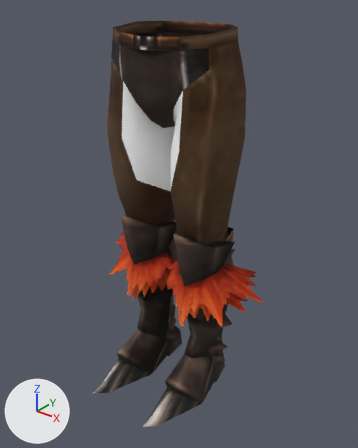
An edit to the glTF model apps/blacksmith/public/models/armor/m_reg237.glb, drawn before and after from the same camera.
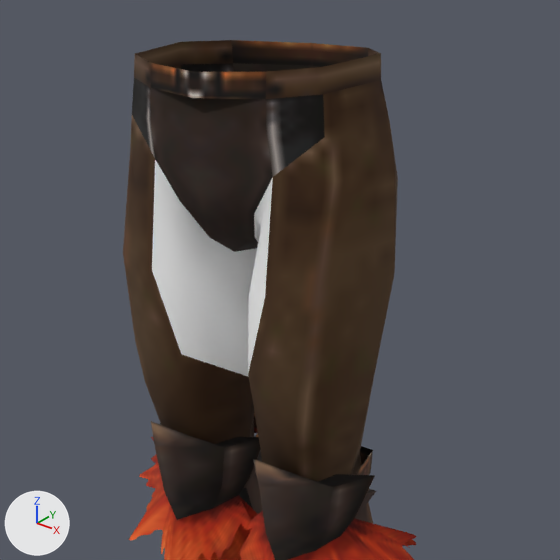
Old and new are each drawn whole from a camera (50 mm lens) standing at (82.3, -102.5, 11.8) and looking at (3.3, -3.8, -49.4) and again close up on the part from 12% to 92% of the width and 0% to 64% of the height. Arrows for +X, +Y and +Z are at lower left; the lights stay in place. The first two pictures are the older version. Where no turn or scale is listed for an object, it has been applied to the vertices.
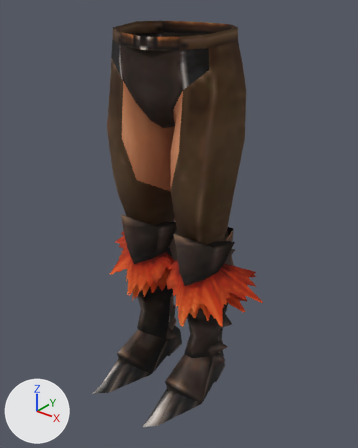
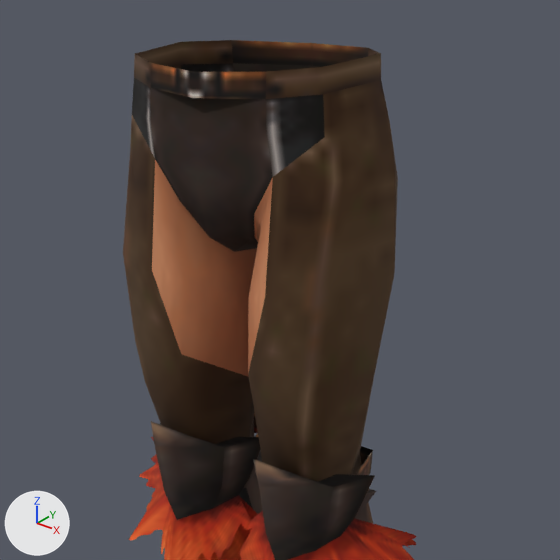
Where the change shows, as pixel boxes (x1, y1, x2, y2) in the close-ups (560 x 560 px):
'Mesh_0', surface changed (grey to brown): (149, 157, 276, 380) in both

The change, as a list of edits to the scene's bpy script:
```text
Add img_image_1:
    img_image_1 = load_image('Image_1', '_unpacked/Image_1', 64, 64, 'sRGB')
Change mat_material_1:
    where n0 = _N.new('ShaderNodeBsdfPrincipled'); n0.name = 'Principled BSDF'
    remove n0.inputs[0].default_value = (1.0, 1.0, 1.0, 1.0)  # 'Base Color', white #ffffff
    add n2 = _N.new('ShaderNodeTexImage'); n2.name = 'Image Texture'
    add n2.image = img_image_1
    add n3 = _N.new('ShaderNodeMapping'); n3.name = 'Mapping'
    add n3.inputs[1].default_value = (0.0, 1.0, 0.0)  # 'Location'
    add n3.inputs[3].default_value = (0.0000305, 0.0000305, 1.0)  # 'Scale'
    add n4 = _N.new('ShaderNodeUVMap'); n4.name = 'UV Map'
    add n4.uv_map = 'UVMap'
    add _L.new(n2.outputs[0], n0.inputs[0])  # 'Color' to 'Base Color'
    add _L.new(n3.outputs[0], n2.inputs[0])  # 'Vector' to 'Vector'
    add _L.new(n4.outputs[0], n3.inputs[0])  # 'UV' to 'Vector'
```
